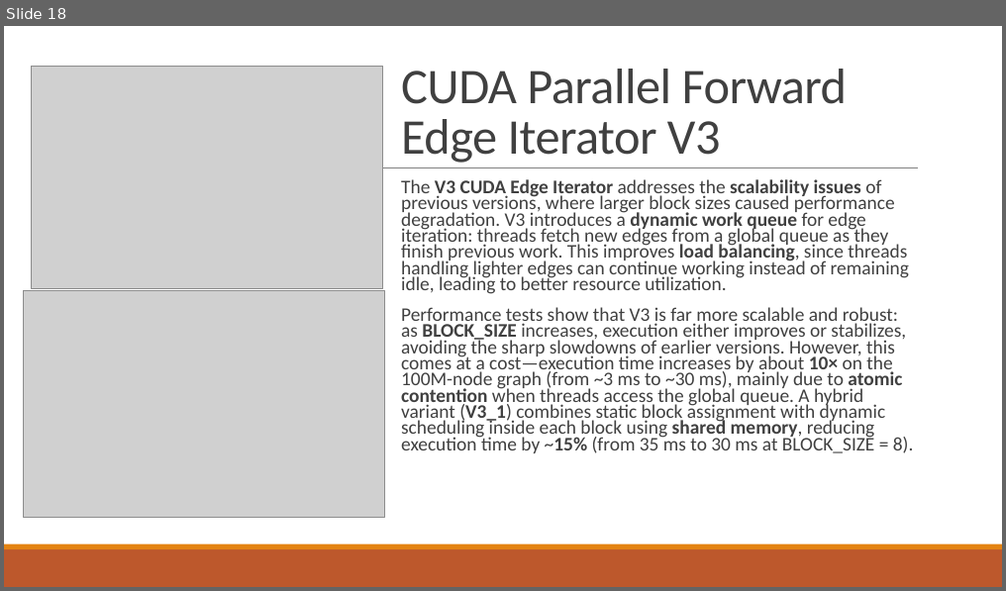
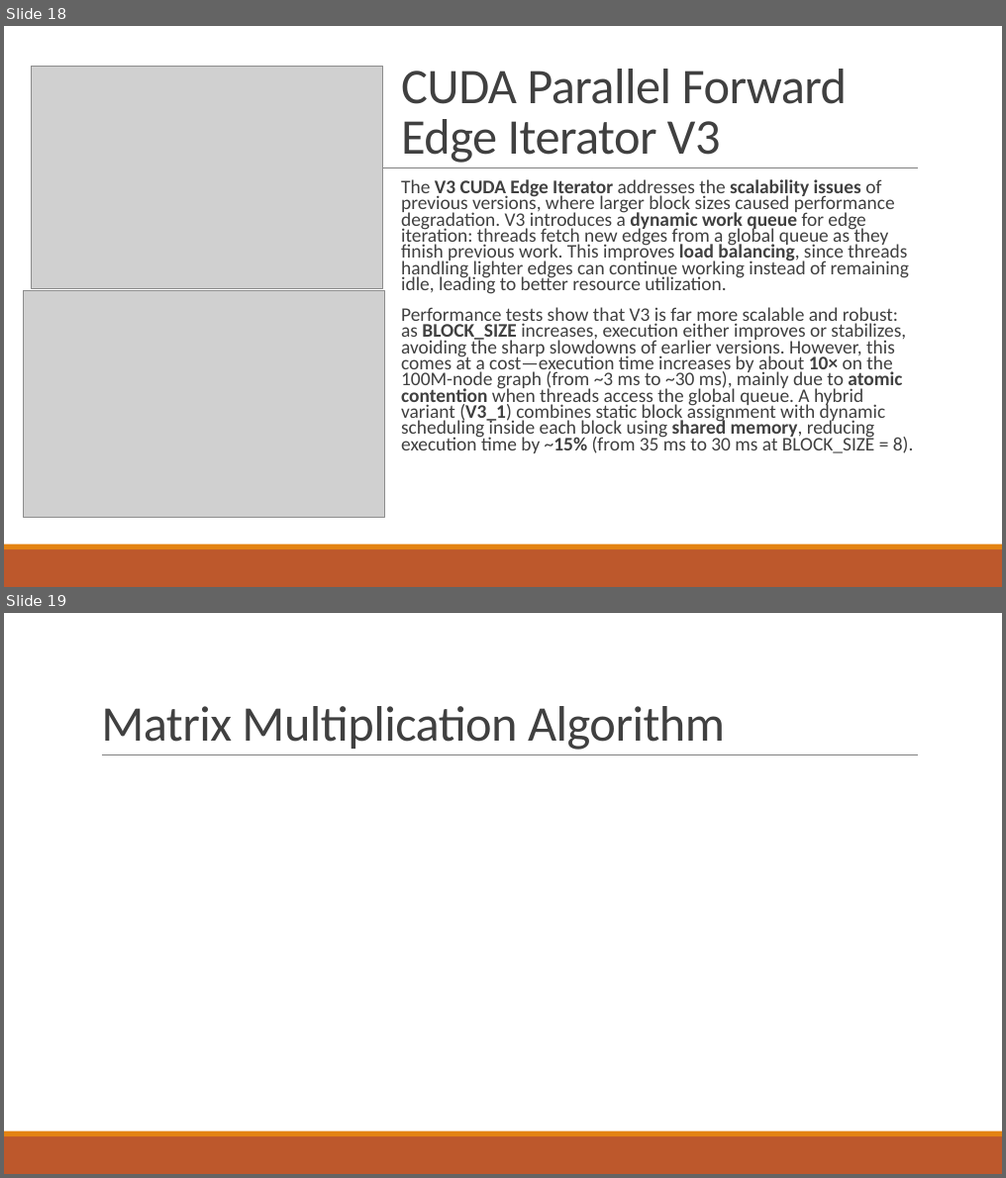
Before and after one commit to RiccardoRevalor/ParallelTriangleCounting, a slide deck: presentation.pptx. Shown one above the other, each under a label of ours: slide 18 before the commit, slides 18 and 19 after it. The pictures are 1006x591 and 1006x1178 pixels, drawn with LibreOffice and Linux fonts; fonts in the diff are those of the drawing; grey boxes stand for pictures. Boxes give left, top, right and bottom in pixels: in the first picture for what was removed or moved away, otherwise in the second. Text is boxed around its words. In the diff, an @@ line names an element or a change of style, - is before the commit and + after.

Commit message:
Matrix Multiplication Algorithm added on presentation

```diff
--- a/presentation.pptx
+++ b/presentation.pptx
@@ slide 19 added at [4,613,1002,1174], background #FFFFFF; not listed: 3 template elements that a slide beside it also shows @@
@@ title added at [101,706,725,750], 48 pt, text #404040 @@
+Matrix Multiplication Algorithm
```
Also in this commit, not shown: 3 other slides added.
